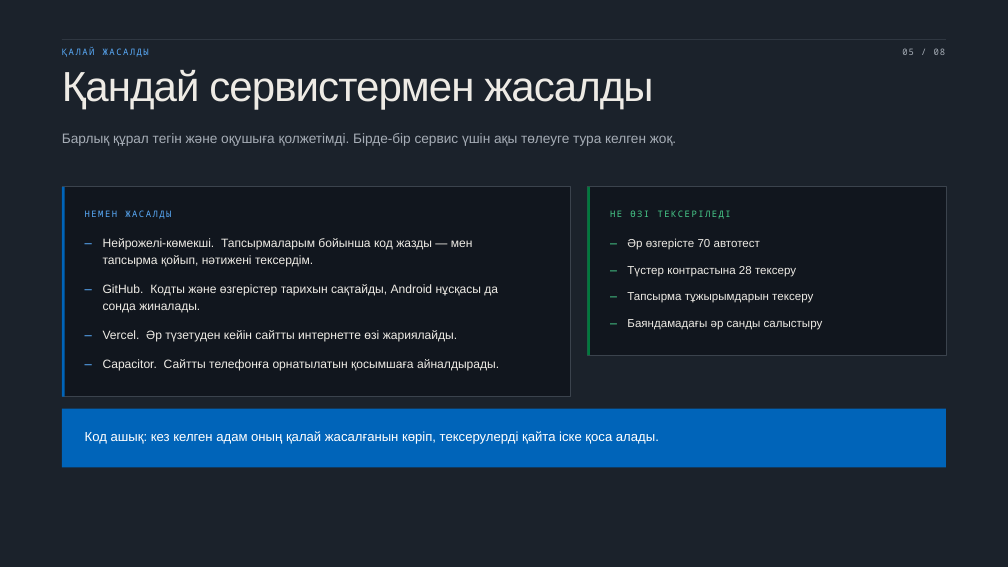
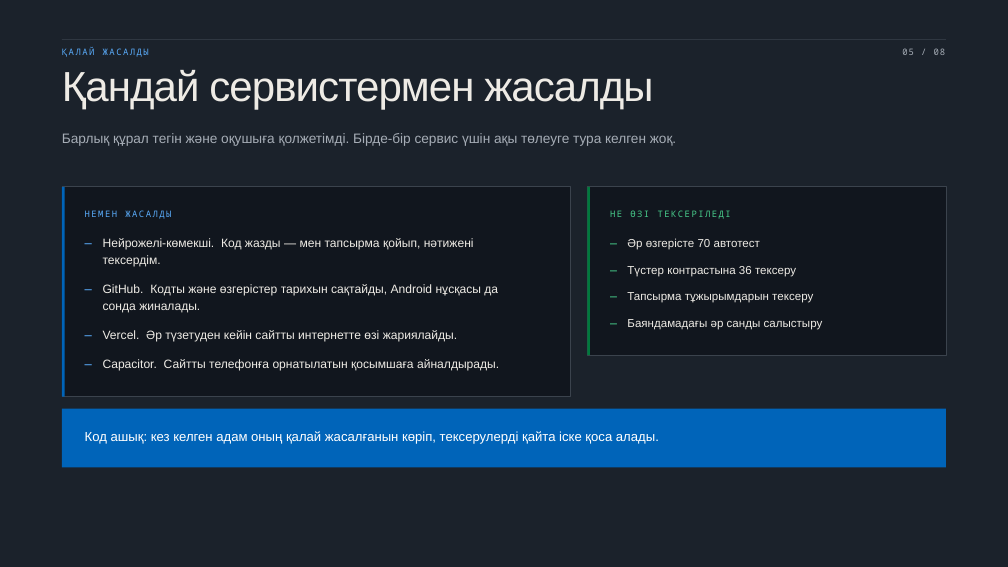
Before and after one commit to s-chaikovskiy/grammarquest-web, a slide deck: slide 5 of презентация/Тілашар-қорғау.pptx. Drawn at 1008x567 pixels with LibreOffice and Linux fonts; fonts in the diff are those of the drawing. Boxes give left, top, right and bottom in pixels: in the first picture for what was removed or moved away, otherwise in the second. Text is boxed around its words. In the diff, an @@ line names an element or a change of style, - is before the commit and + after.

```diff
--- a/презентация/Тілашар-қорғау.pptx
+++ b/презентация/Тілашар-қорғау.pptx
@@ text at (103, 238, 474, 267): text changed @@
-Нейрожелі-көмекші. Тапсырмаларым бойынша код жазды — мен
-тапсырма қойып, нәтижені тексердім.
+Нейрожелі-көмекші. Код жазды — мен тапсырма қойып, нәтижені
+тексердім.
@@ text at (627, 266, 796, 277): text changed @@
-Түстер контрастына 28 тексеру
+Түстер контрастына 36 тексеру
```
Also in this commit, not shown: 1 other slide changed, 12 other files.
